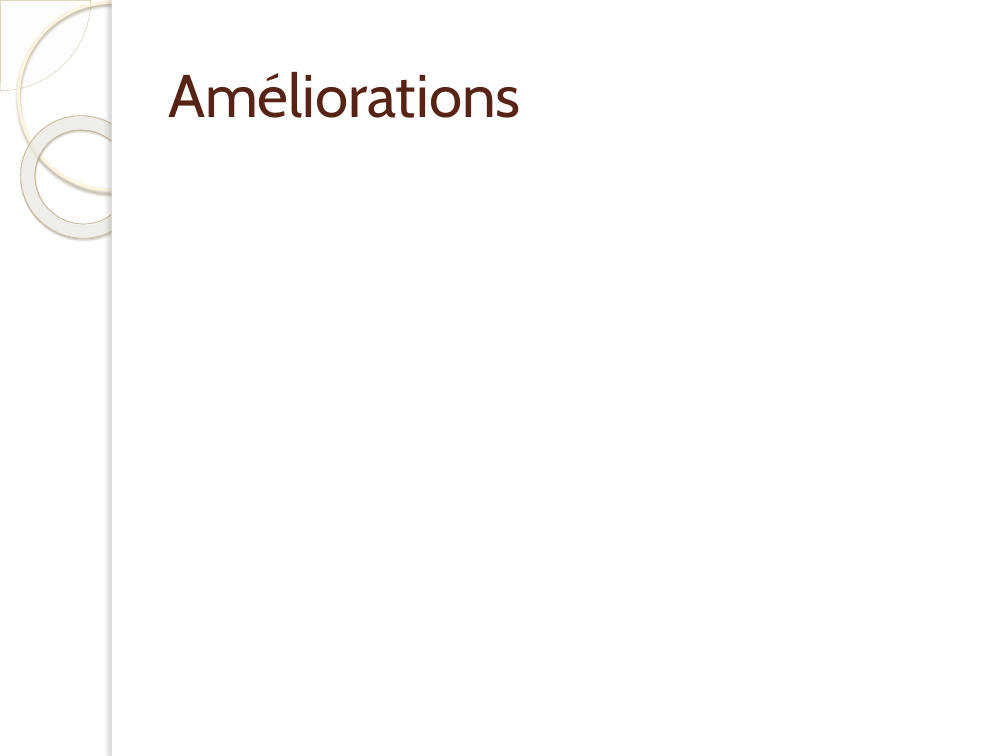
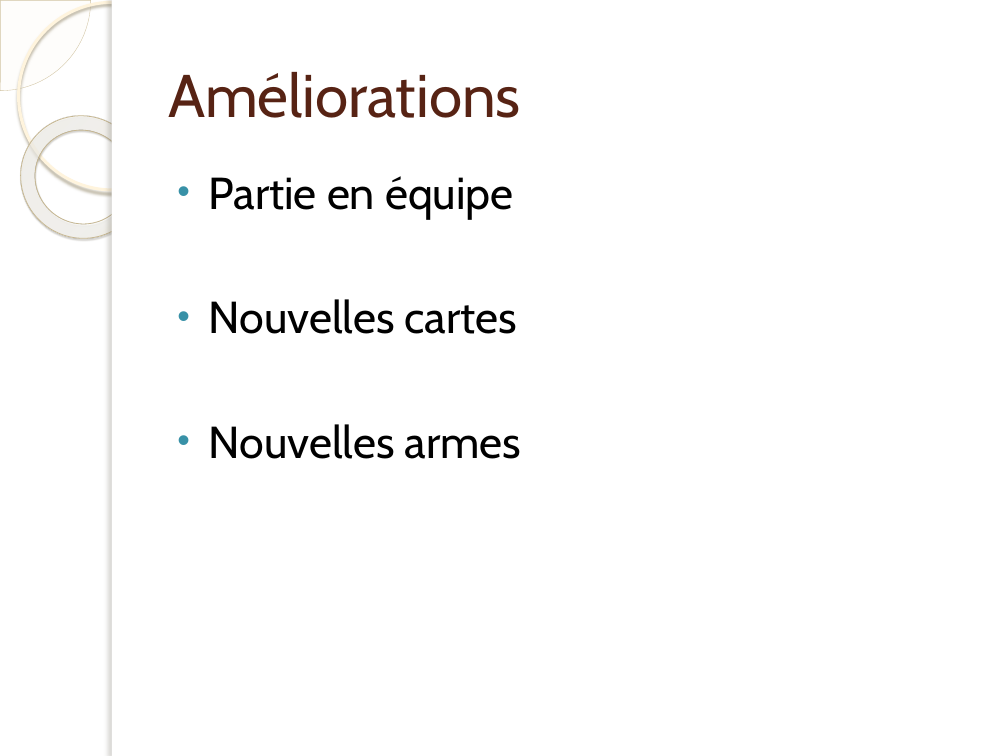
Before and after one commit to jonesbusy/killerbox, a slide deck: slide 19 of Documentation/presentation.pptx. Drawn at 1008x756 pixels with LibreOffice and Linux fonts; fonts in the diff are those of the drawing; background and template pictures are left out. Boxes give left, top, right and bottom in pixels: in the first picture for what was removed or moved away, otherwise in the second. Text is boxed around its words. In the diff, an @@ line names an element or a change of style, - is before the commit and + after.

Commit message:
partie fab

```diff
--- a/Documentation/presentation.pptx
+++ b/Documentation/presentation.pptx
@@ text added at (209, 176, 522, 459), 32 pt, text #000000 @@
+• Partie en équipe
+• Nouvelles cartes
+• Nouvelles armes
```
Also in this commit, not shown: 3 other slides changed.
